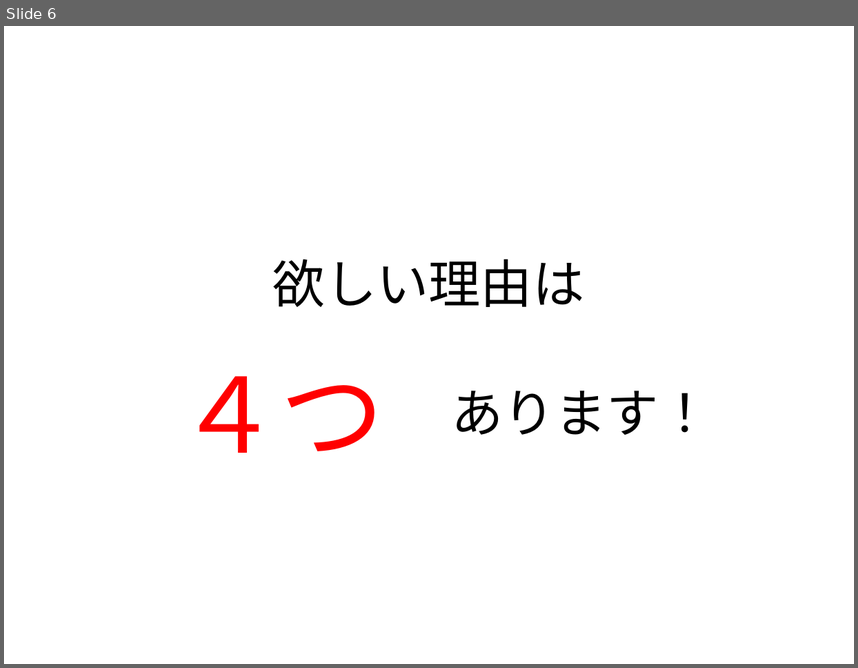
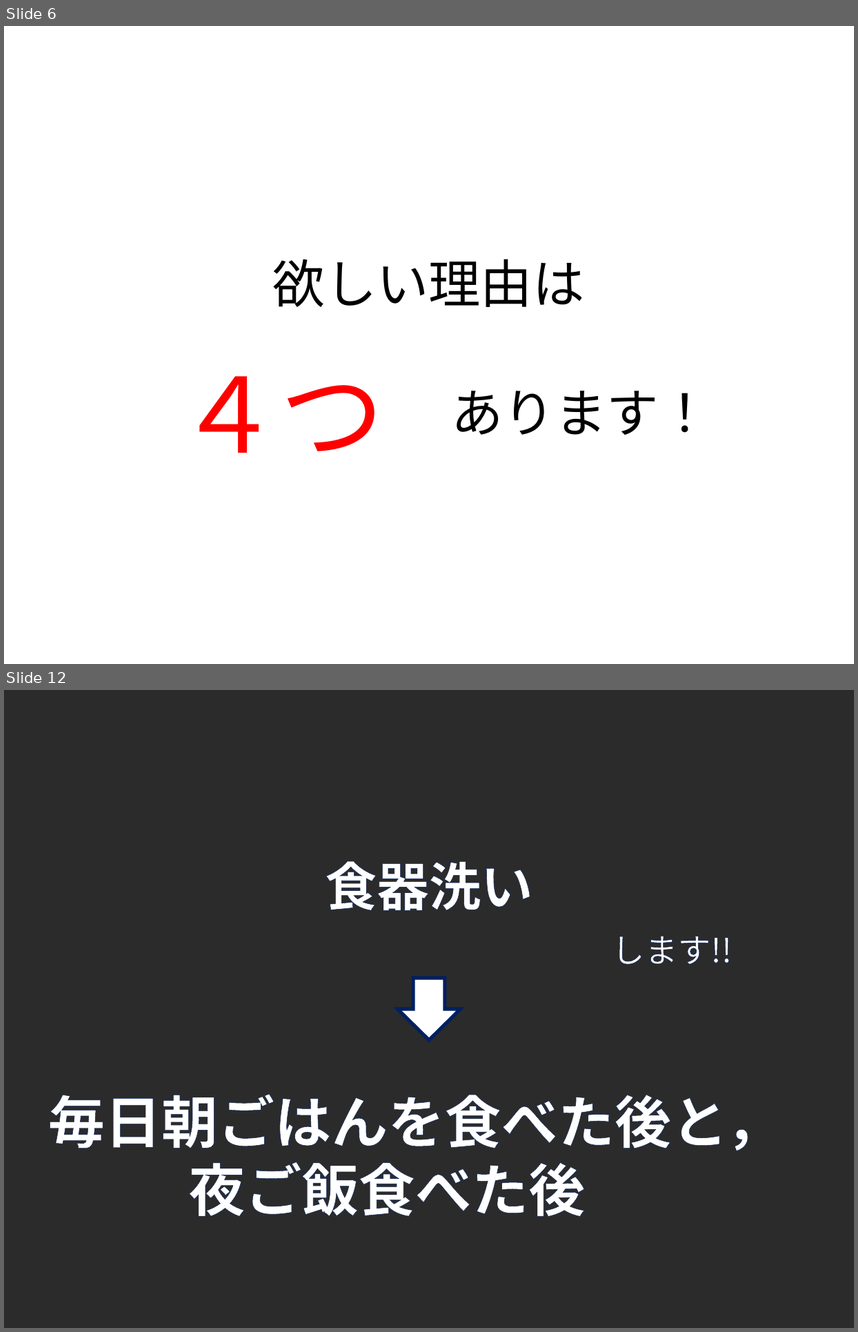
Before and after one commit to enpit2016fun/pbl_f, a slide deck: RPG風.pptx. Shown one above the other, each under a label of ours: slide 6 before the commit, slides 6 and 12 after it; the slides between them are not shown. The pictures are 858x668 and 858x1332 pixels, drawn with LibreOffice and Linux fonts; fonts in the diff are those of the drawing; background and template pictures are left out; a plain dark background stands for a picture behind light text. Boxes give left, top, right and bottom in pixels: in the first picture for what was removed or moved away, otherwise in the second. Text is boxed around its words. In the diff, an @@ line names an element or a change of style, - is before the commit and + after.

```diff
--- a/RPG風.pptx
+++ b/RPG風.pptx
@@ slide 12 added at box(4, 690, 854, 1328), background picture (left out) @@
@@ text added at box(325, 861, 533, 911), 44 pt, text #FFFFFF, bold @@
+食器洗い
@@ text added at box(612, 936, 732, 964), 28 pt, text #FFFFFF @@
+します!!
@@ right arrow added at box(397, 978, 460, 1040), fill #FFFFFF, outline #002060 3 pt @@
@@ text added at box(48, 1094, 782, 1216), 48 pt, text #FFFFFF, bold @@
+毎日朝ごはんを食べた後と，夜ご飯食べた後
```
Also in this commit, not shown: 2 slides changed, 3 other slides added, 3 slides removed.
